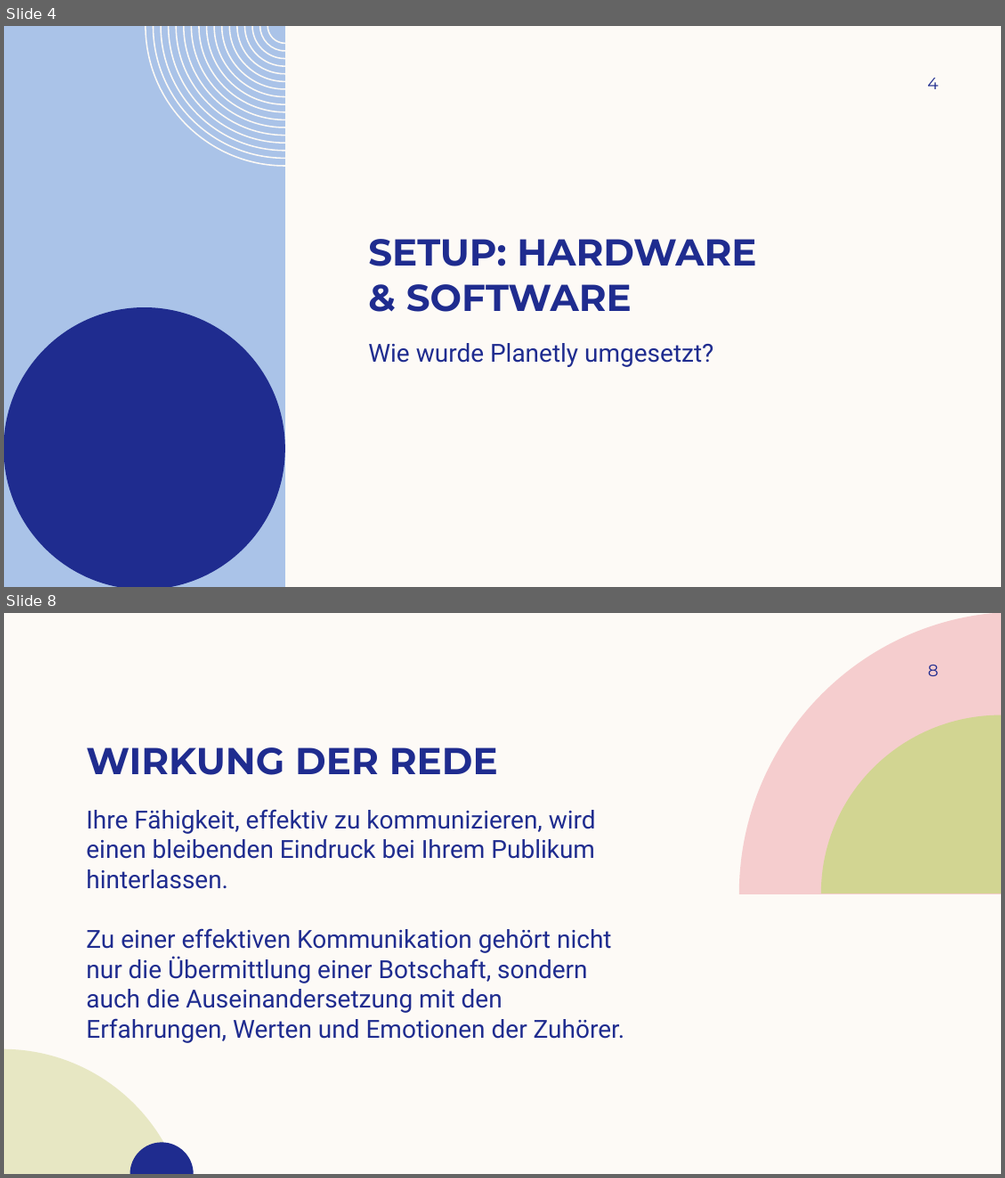
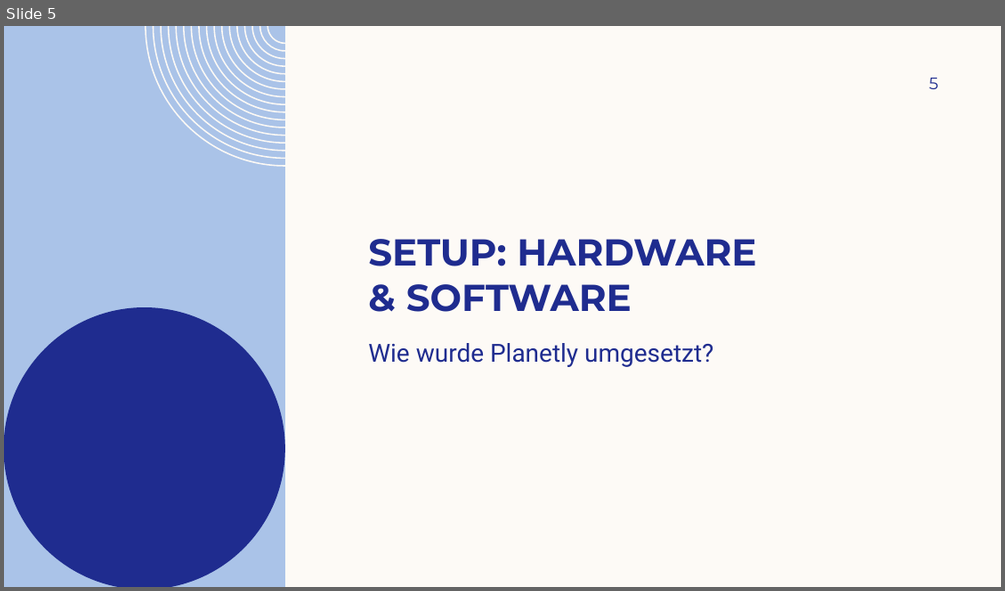
Before and after one commit to daisiedjulietse25/mr-endprojekt-Pospischek-2026-10-18_02-25-46, a slide deck: Praesentation.pptx. Shown one above the other, each under a label of ours: slides 4 and 8 before the commit, slide 5 after it; the slides between them are not shown. The pictures are 1005x1178 and 1005x591 pixels, drawn with LibreOffice and Linux fonts; fonts in the diff are those of the drawing; background and template pictures are left out. Boxes give left, top, right and bottom in pixels: in the first picture for what was removed or moved away, otherwise in the second. Text is boxed around its words. In the diff, an @@ line names an element or a change of style, - is before the commit and + after.

```diff
--- a/Praesentation.pptx
+++ b/Praesentation.pptx
@@ slide 8 removed at [4,613,1001,1174], background #FDFAF6 @@
@@ freeform shape removed at [739,613,1001,894] @@
@@ page number removed at [928,665,938,676] @@
-8
@@ freeform shape removed at [821,714,1001,893] @@
@@ title removed at [86,747,498,775] @@
-WIRKUNG DER REDE
@@ text removed at [86,809,625,1043] @@
-Ihre Fähigkeit, effektiv zu kommunizieren, wird einen bleibenden Eindruck bei Ihrem Publikum hinterlassen.
-Zu einer effektiven Kommunikation gehört nicht nur die Übermittlung einer Botschaft, sondern auch die Auseinandersetzung mit den Erfahrungen, Werten und Emotionen der Zuhörer.
@@ freeform shape removed at [4,1049,178,1174] @@
@@ freeform shape removed at [129,1143,194,1174] @@
@@ what was slide 4 is now slide 5 @@
@@ page number at [929,78,938,89]: text changed @@
-4
+5
```
Also in this commit, not shown: 3 slides changed, 9 slides added, 6 other slides removed, 3 other files.
